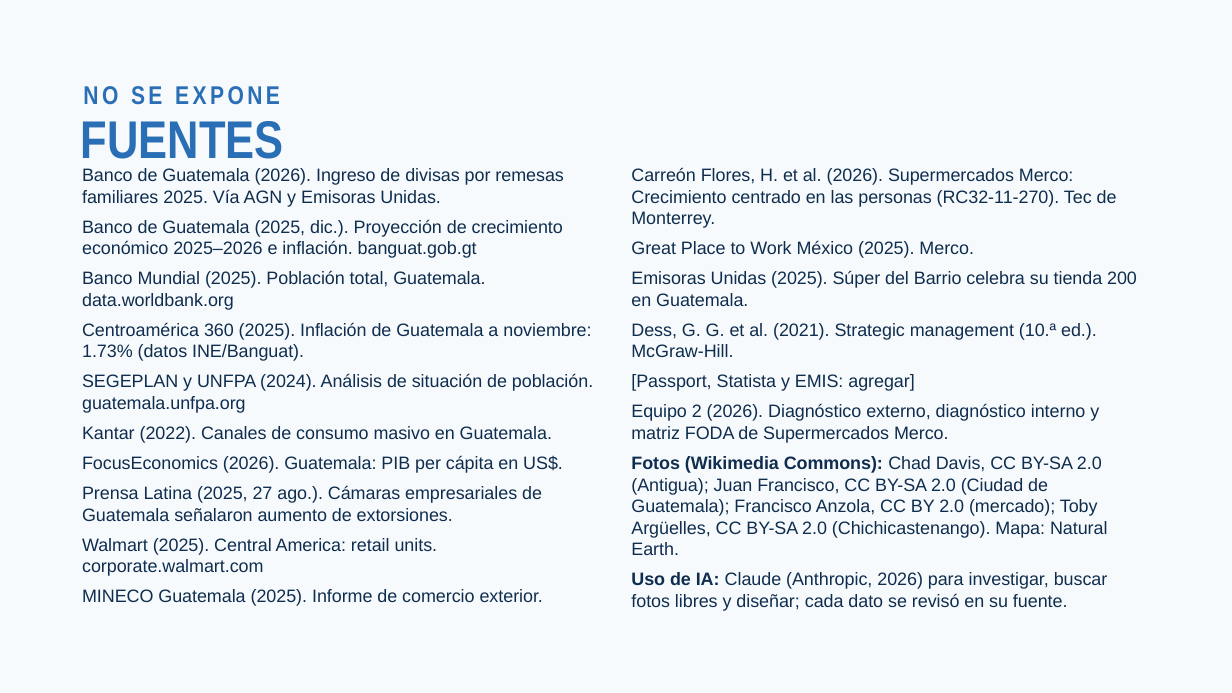
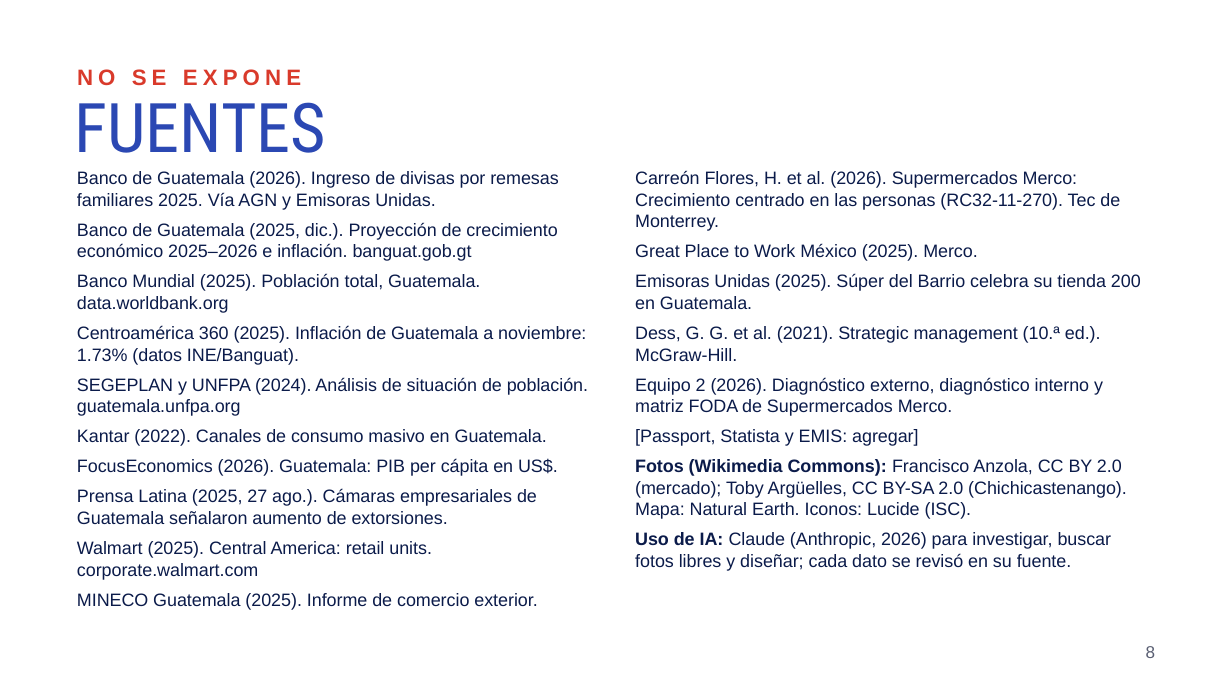
Before and after one commit to samueldejuan/samuel, a slide deck: slide 8 of presentacion/Pitch_Merco_Guatemala.pptx. Drawn at 1232x693 pixels with LibreOffice and Linux fonts; fonts in the diff are those of the drawing; background and template pictures are left out. Boxes give left, top, right and bottom in pixels: in the first picture for what was removed or moved away, otherwise in the second. Text is boxed around its words. In the diff, an @@ line names an element or a change of style, - is before the commit and + after.

```diff
--- a/presentacion/Pitch_Merco_Guatemala.pptx
+++ b/presentacion/Pitch_Merco_Guatemala.pptx
@@ background #F7FAFC to picture (left out) @@
@@ text "NO SE EXPONE": place and size @@
-text "NO SE EXPONE" at <box>83,86,280,105</box>
+text "NO SE EXPONE" at <box>77,69,301,86</box>
@@ text "NO SE EXPONE" at <box>77,69,301,86</box>: size 15 to 13 pt, font Arial Narrow to Arial, text colour #2A6FB5 to #D93A2B, letter spacing 2 to 3 pt @@
@@ title "FUENTES": place and size @@
-title "FUENTES" at <box>81,121,284,159</box>
+title "FUENTES" at <box>74,102,326,153</box>
@@ title "FUENTES" at <box>74,102,326,153</box>: size 31 to 40 pt, font Arial Narrow to Roboto Condensed, text colour #2A6FB5 to #2B48B3, bold off; line spacing 0.86 to 0.9 @@
@@ text "Banco de Guatemala (2026). Ingreso ..." at <box>77,171,588,610</box>: text colour #0F2D4E to #0B1B4A @@
@@ text at <box>635,171,1141,571</box>: text colour #0F2D4E to #0B1B4A in "Carreón Flores, H. et al. (2026). Supermercados ...", "Great Place to Work México (2025). Merco.", "Emisoras Unidas (2025). Súper del Barrio celebra ...", "Dess, G. G. et al. (2021). Strategic ..." and 2 more places @@
@@ text at <box>635,377,1103,416</box>: paragraph added @@
+Equipo 2 (2026). Diagnóstico externo, diagnóstico interno y matriz FODA de Supermercados Merco.
@@ text at <box>635,459,1127,519</box>: text changed; text colour #0F2D4E to #0B1B4A @@
-Equipo 2 (2026). Diagnóstico externo, diagnóstico interno y matriz FODA de Supermercados Merco.
-Fotos (Wikimedia Commons): Chad Davis, CC BY-SA 2.0 (Antigua); Juan Francisco, CC BY-SA 2.0 (Ciudad de Guatemala); Francisco Anzola, CC BY 2.0 (mercado); Toby Argüelles, CC BY-SA 2.0 (Chichicastenango). Mapa: Natural Earth.
+Fotos (Wikimedia Commons): Francisco Anzola, CC BY 2.0 (mercado); Toby Argüelles, CC BY-SA 2.0 (Chichicastenango). Mapa: Natural Earth. Iconos: Lucide (ISC).
@@ page number added at <box>1146,646,1156,658</box>, 10 pt, text #5A5F73 @@
+8
```
Also in this commit, not shown: 7 other slides changed, 12 other files.
